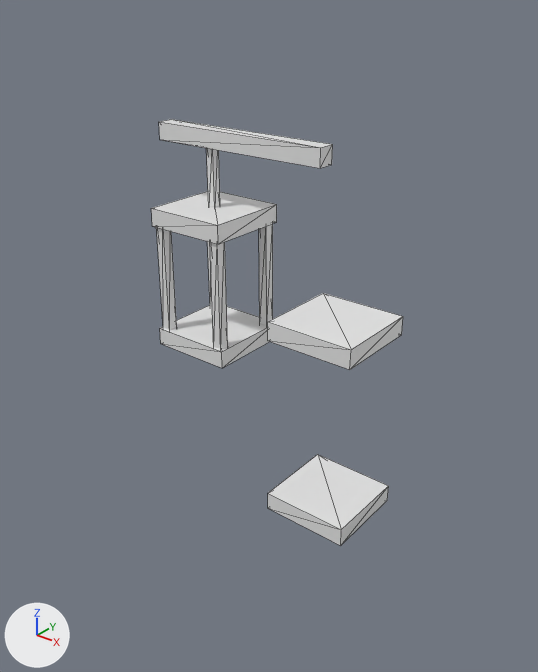
What one commit did to the OBJ model astro/3d_models/lamppost/frame.obj.
The view is the same before and after, from a camera (50 mm lens) standing at (0.941, -1.439, 1.196) and looking at (-0.227, 0.021, 0.292). The axes (+X, +Y, +Z) are drawn at lower left. The lights are the same throughout. Mesh edges are drawn as thin lines. Where no turn or scale is listed for an object, it has been applied to the vertices.

In view in the first picture: 'Lamppost_Frame_Cube.022'.
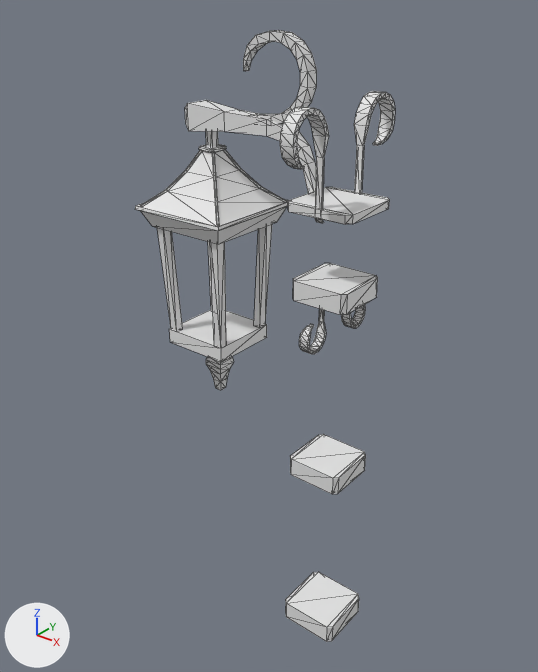
Edits to the bpy script that builds the scene:
```text
Change me_lamppost_frame_cube_022:
    used by ob_lamppost_frame_cube_022; location = (0.0, 0.0, 0.0)
    remove me_lamppost_frame_cube_022.from_pydata(...)  # 80 vertices, 120 faces; spans x -0.568..0.129, y -0.121..0.121, z -0.164..0.842
    add me_lamppost_frame_cube_022.from_pydata(...)  # 624 vertices, 1172 faces, 2 loose edges; spans x -0.547..0.129, y -0.207..0.207, z -0.583..1.081
    me_lamppost_frame_cube_022 part 1: the loose piece of 8 vertices spanning x -0.118..0.129, y -0.121..0.121, z -0.164..-0.111 is deleted
    me_lamppost_frame_cube_022 part 2: 4 vertices moved from x -0.409..-0.387, y -0.011..0.011, z 0.808 to x -0.409..-0.387, y -0.011..0.011, z 0.856; 20 vertices removed from x -0.568..0.129, y -0.121..0.121, z 0.364..0.842; 506 vertices added at x -0.547..0.09, y -0.207..0.207, z 0.361..1.081
    me_lamppost_frame_cube_022 part 3: 4 vertices moved from x -0.509..-0.286, y -0.113..0.112, z 0.275 to x -0.493..-0.302, y -0.097..0.097, z 0.275; 20 vertices removed from x -0.517..-0.278, y -0.119..0.119, z 0.232..0.282; 52 vertices added at x -0.497..-0.298, y -0.1..0.1, z 0.075..0.278
    me_lamppost_frame_cube_022 part 4: 18 vertices added at x -0.081..0.129, y -0.078..0.121, z -0.111..0.002
    me_lamppost_frame_cube_022 part 5: 16 vertices added at x -0.086..0.087, y -0.085..0.085, z -0.583..-0.526
```

Boxes (x1, y1, x2, y2) around the edits, measured in the pictures (538 x 672 px):
'Lamppost_Frame_Cube.022', reshaped (43% taller): before (151, 119, 403, 546); after (135, 30, 395, 642)
part 1 of me_lamppost_frame_cube_022, deleted: before (268, 454, 389, 546)
part 2 of me_lamppost_frame_cube_022, built on: before (151, 119, 403, 370); after (135, 30, 395, 354)
part 3 of me_lamppost_frame_cube_022, built on: before (156, 224, 273, 368); after (157, 224, 272, 390)
part 4 of me_lamppost_frame_cube_022, added: after (290, 434, 366, 494)
part 5 of me_lamppost_frame_cube_022, added: after (285, 572, 359, 642)
